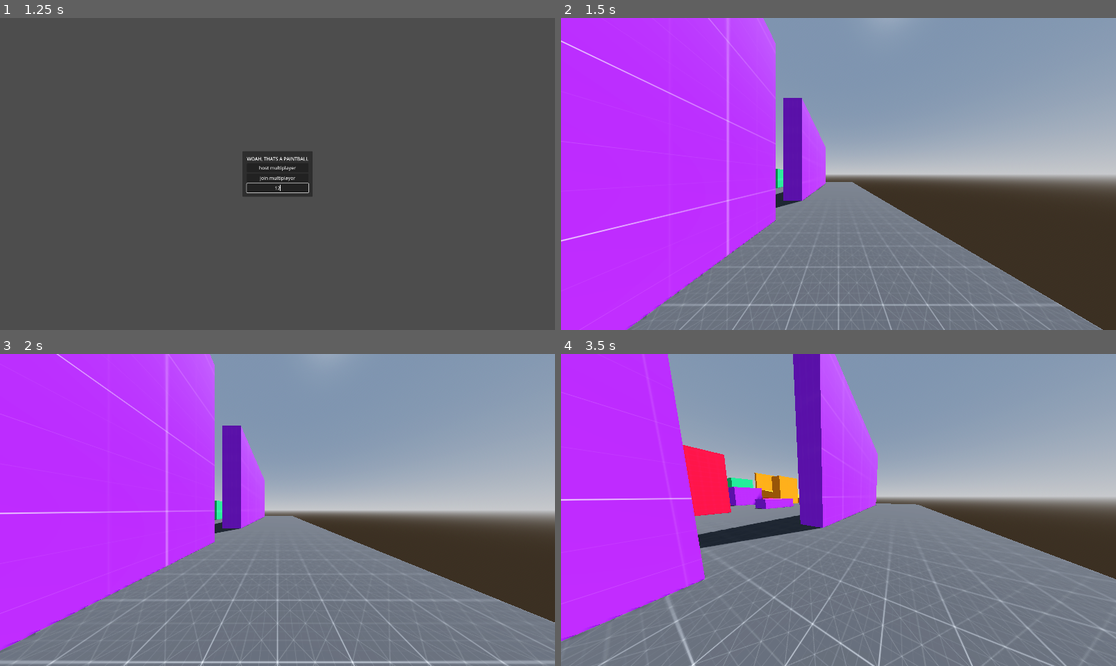
Above: before the commit, frames 1-4 (two rows, left to right).
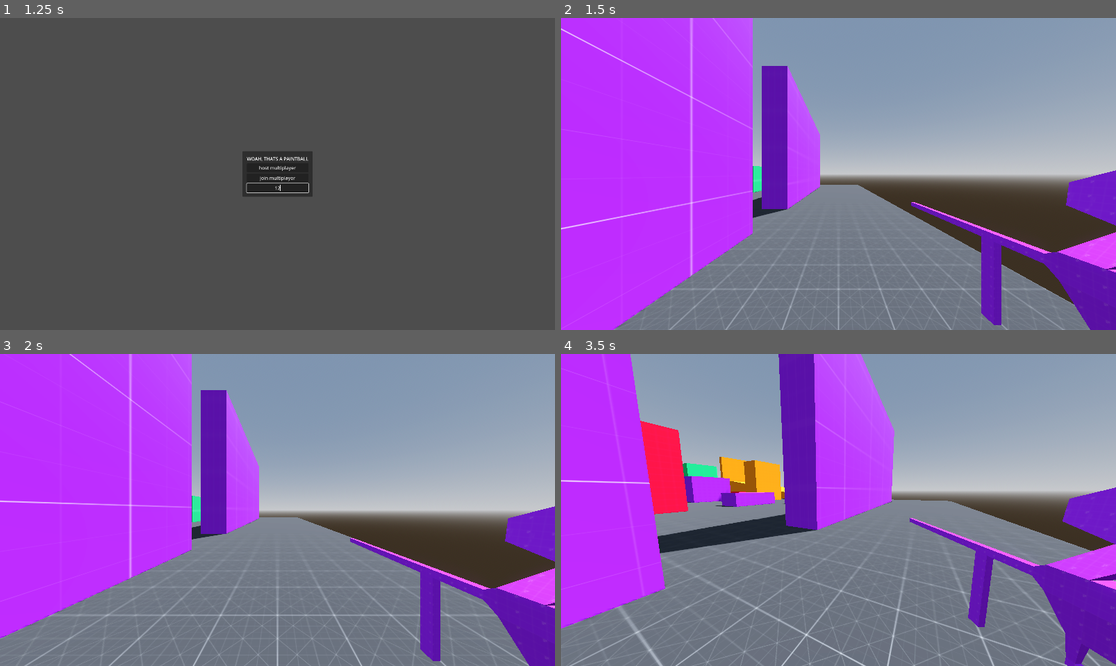
Above: after the commit, the same moments.

Repository: Monkeytonk115/godot-paintball
Game: Godot game, scene res://scenes/main.tscn
Two runs of this game, one before a commit and one after it. Both use one fixed random seed, a clock stepped at 60 frames per second and the inputs below.
Inputs (mouse positions are in pixels of both pictures, inside the frame that each line leads up to):
- Up to frame 1 (1.25 s): click (277, 186) at 0.52 s; type "12" at 0.6 s
- Up to frame 2 (1.5 s): click "host multiplayer" at 1.25 s
- Up to frame 3 (2 s): no input
- Up to frame 4 (3.5 s): move the mouse to (866, 510) at 2.02 s; hold W (forward) from 2.03 s (still down); click (866, 510) at 2.1 s; tap Space (jump) at 2.27, 3.02 s; move the mouse to (810, 510) at 2.77 s; click (810, 510) at 2.85 s

Frame 1 is identical in both runs. In frame 2, 14% of the frame differs, in the area x 0-100%, y 0-100%; in frame 3, 14%; in frame 4, 25%.

Commit message:
fixed rotations

Diff:
--- a/scenes/humanoid.tscn
+++ b/scenes/humanoid.tscn
@@ -4,5 +4,23 @@
 
 [node name="humanoid" instance=ExtResource("1_6psq3")]
 
+[node name="head" parent="." index="0"]
+transform = Transform3D(1, 0, 0, 0, 1, 0, 0, 0, 1, 0, 1.83792, 0)
+
+[node name="body" parent="." index="1"]
+transform = Transform3D(1, 0, 0, 0, 1, 0, 0, 0, 1, 0, 0.936466, 0)
+
+[node name="hand_right" parent="." index="2"]
+transform = Transform3D(1, 0, 0, 0, 1, 0, 0, 0, 1, 0.8, 1.194, 0)
+
+[node name="feet_right" parent="." index="3"]
+transform = Transform3D(1, 0, 0, 0, 1, 0, 0, 0, 1, 0.190728, 0.037917, 8.33698e-09)
+
+[node name="feet_left" parent="." index="4"]
+transform = Transform3D(1, 0, 0, 0, 1, 0, 0, 0, 1, -0.190728, 0.037917, -8.33698e-09)
+
+[node name="hand_left" parent="." index="5"]
+transform = Transform3D(1, 0, 0, 0, 1, 0, 0, 0, 1, -0.8, 1.194, 0)
+
 [node name="Eye" type="Marker3D" parent="." index="6"]
-transform = Transform3D(1, 0, 0, 0, 1, 0, 0, 0, 1, 0, 2.02247, -0.291351)
+transform = Transform3D(1, 0, 0, 0, 1, 0, 0, 0, 1, 0, 1.84792, 0.00220856)
--- a/scenes/player.gd
+++ b/scenes/player.gd
@@ -68,3 +68,4 @@
 func equip(wep : PackedScene):
 	equipped_weapon = wep.instantiate()
 	$humanoid/hand_right.add_child(equipped_weapon)
+	equipped_weapon.transform = equipped_weapon.find_child("attachment_0").transform.inverse()
--- a/scenes/player.tscn
+++ b/scenes/player.tscn
@@ -44,6 +44,6 @@
 
 [node name="Camera3D" type="Camera3D" parent="."]
 transform = Transform3D(1, 0, 0, 0, 1, 0, 0, 0, 1, 0, 1.98221, 0)
-fov = 110.0
+fov = 90.0
 
 [node name="humanoid" parent="." instance=ExtResource("2_xk7k8")]
--- a/scenes/weapons/paintgun.tscn
+++ b/scenes/weapons/paintgun.tscn
@@ -16,7 +16,7 @@
 surface_material_override/0 = SubResource("StandardMaterial3D_m1lfa")
 
 [node name="attachment_0" type="Marker3D" parent="." index="1"]
-transform = Transform3D(-1, 0, -8.74228e-08, 0, 1, 0, 8.74228e-08, 0, -1, -0.0267507, -0.331789, 0.929971)
+transform = Transform3D(1, 0, 0, 0, 1, 0, 0, 0, 1, -0.0267507, -0.331789, 0.929971)
 
 [node name="attachment_muzzle" type="Marker3D" parent="." index="2"]
-transform = Transform3D(-1, 0, -8.74228e-08, 0, 1, 0, 8.74228e-08, 0, -1, -0.0227967, 0.0021358, -0.711715)
+transform = Transform3D(1, 0, 0, 0, 1, 0, 0, 0, 1, -0.0227967, 0.0021358, -0.711715)
Binary file changed: models/humanoid.glb
Not shown: 1 places in scenes/player.tscn that only renumber resources
Not shown, changed: models_source/humanoid.blend
Not shown, added: models_source/humanoid.blend1
